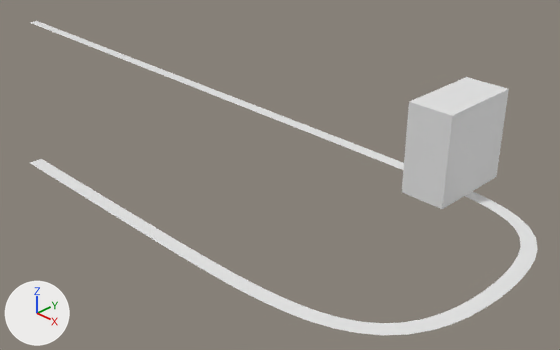
Renders of the Blender file trajectoire_4.blend from each side of a commit.
One viewpoint serves both versions: a camera (50 mm lens) standing at (1.248, -0.636, 0.379) and looking at (0.648, -0.041, -0.051). Lighting does not change. The marker at lower left points along +X, +Y and +Z.
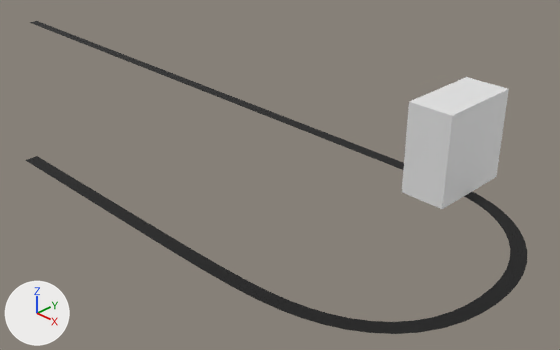
Location of each change, [x1, y1, x2, y2] in pixels of the pictures (560 x 350 px):
'Plane', recoloured, reshaped (white to black): before [30, 21, 538, 335]; after [26, 21, 527, 334]

The change, as a list of edits to the scene's bpy script:
```text
Add mat_material_001:
    mat_material_001 = principled_material('Material.001')
    mat_material_001.base_color = (0.0, 0.0, 0.0)  # black #000000
Change me_plane:
    where me_plane.from_pydata(...)  # 4 vertices, 1 face; spans x -0.009..0.009, y -0.009..0.009, z 0.0
    add me_plane.materials.append(mat_material_001)  # black #000000
Change cu_nurbspath:
    where _sp = cu_nurbspath.splines.new('NURBS'); _sp.points.add(10)
    remove _sp.points.foreach_set('co', [0.0, 0.0, 0.0, 1.0, 0.25, 0.0, 0.0, 1.0, 0.5, 0.0, 0.0, 1.0, 0.72, 0.0, 0.0, 1.0, 0.86, 0.0, 0.0, 1.0, 1.0, 0.0, 0.0, 1.0, 1.0, -0.14, 0.0, 1.0, 1.0, -0.28, 0.0, 1.0, 0.86, -0.28, 0.0, 1.0, 0.72, -0.28, 0.0, 1.0, 0.5, -0.28, 0.0, 1.0])
    add _sp.points.foreach_set('co', [0.0, 0.0, 0.0, 1.0, 0.25, 0.0, 0.0, 1.0, 0.5, 0.0, 0.0, 1.0, 0.72, 0.0, 0.0, 1.0, 0.86, 0.0, 0.0, 1.0, 1.0, 0.0, 0.0, 0.48, 1.0, -0.14, 0.0, 1.0, 1.0, -0.28, 0.0, 0.64, 0.86, -0.28, 0.0, 1.0, 0.72, -0.28, 0.0, 1.0, 0.5, -0.28, 0.0, 1.0])
    where _sp = cu_nurbspath.splines.new('NURBS'); _sp.points.add(10)
    _sp.order_u: 6 -> 5
```
